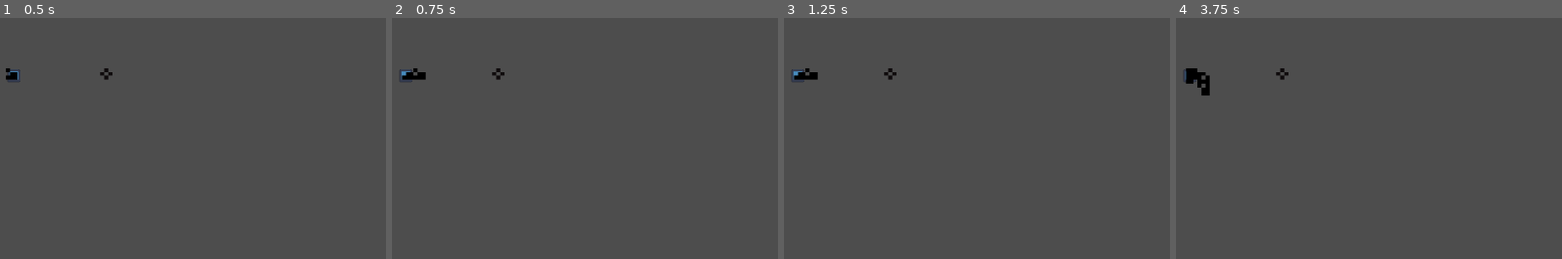
Above: before the commit, frames 1-4 (left to right).
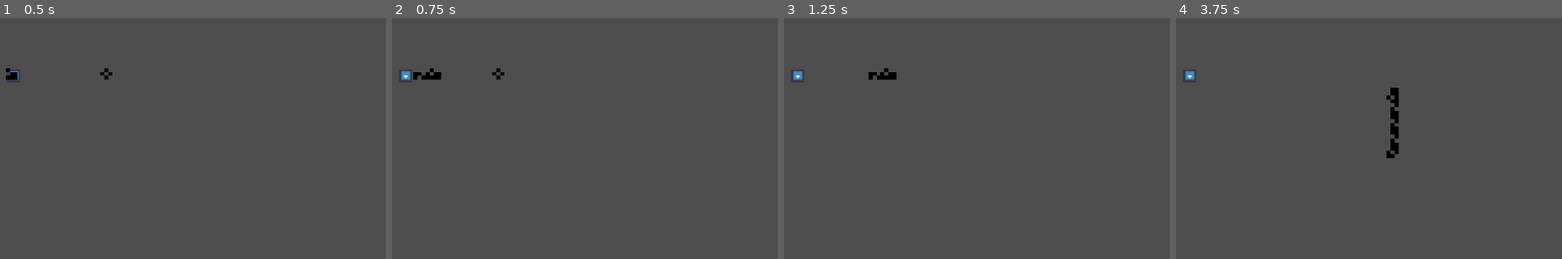
Above: after the commit, the same moments.

Repository: Vexcenot/SnakeRemastered
Game: Godot game, scene res://scenes scripts/main.tscn
Same seed, same stepped clock (60 frames per second), same inputs: the game is played once before the commit and once after it. The engine's default icon, where the game draws it, is replaced by a stand-in: a white triangle on a blue panel in a dark square.
Inputs:
- Up to frame 1 (0.5 s): no input
- Up to frame 2 (0.75 s): tap Enter at 0.5 s; hold Right (ui_right) from 0.53 s (still down); hold Space (action) from 0.53 s (still down)
- Up to frame 3 (1.25 s): keep holding Right (ui_right); keep holding Space (action)
- Up to frame 4 (3.75 s): release Right (ui_right) at 1.28 s; release Space (action) at 1.28 s; hold Down (ui_down) 1.28-2.03 s; tap Shift (action2) at 1.35 s; tap Space (action) at 2, 2.85 s; hold Right (ui_right) 2.03-2.78 s; hold Alt (action3) 2.03-2.78 s; hold Up (ui_up) 2.78-3.53 s; hold Left (ui_left) from 3.53 s (still down); hold Shift (action2) from 3.53 s (still down)

Frame 1 is identical in both runs. In frame 2, 0.3% of the frame differs, in the area x 2-13%, y 20-26%; in frame 3, 0.4%; in frame 4, 1.1%, in the area x 2-58%, y 20-59%.

Commit message:
testing tail spawn

Diff:
--- a/scenes scripts/global.gd
+++ b/scenes scripts/global.gd
@@ -1,5 +1,5 @@
 extends Node
-var originalTime = 1
+var originalTime = 0.1
 var finalTime : float = originalTime
 var time : float = originalTime
 var currentDirection : String = "where the player is currently facing"
@@ -14,6 +14,7 @@
 	if time >= finalTime and moveStart:
 		time = 0
 		tick.emit()
+	#print(time)
 
 
 func _input(event: InputEvent) -> void:
--- a/scenes scripts/main.tscn
+++ b/scenes scripts/main.tscn
@@ -17,7 +17,7 @@
 
 [node name="Camera2D" type="Camera2D" parent="."]
 position = Vector2(588.00006, 300)
-scale = Vector2(-0.6993882, 0.7050316)
+scale = Vector2(-2.309336, 1.5162249)
 zoom = Vector2(5.85, 5.85)
 
 [node name="Sprite2D" parent="." instance=ExtResource("2_737ep")]
--- a/scenes scripts/player.gd
+++ b/scenes scripts/player.gd
@@ -1,6 +1,6 @@
 extends Node2D
 
-
+@export var startDir = right
 enum {stop, up, down, left, right}
 enum {limitHor, limitVer ,limitUp, limitDown, limitLeft, limitRight}
 var direction : int = stop
@@ -11,9 +11,10 @@
 var time : float = 0
 var moveDistance : int = 4
 var eat : int = 0
-var startLength : int = 3
+var startLength : int = 6
 var openJaw : int = 0
 var limitDir : int = limitLeft
+var readyStart : bool = false
 var upBlocked : bool = false
 var dnBlocked : bool = false
 var rtBlocked : bool = false
@@ -30,39 +31,42 @@
 
 func _ready() -> void:
 	Global.tick.connect(update)
-	#teleport()
+
 	positionHistory.append(global_position)
 	positionHistory.append(global_position)
 	directionHistory.append(direction)
 	eatHistory.append(false)
-	turnHistory.append(0)
-
-func _process(delta: float) -> void:
+	#turnHistory.append(0)
+	startTeleport()
+
+func _process(_delta: float) -> void:
+	#see if you can make this on update
 	if openJaw >= 1:
 		$headSprite.frame = 5
 	else:
 		$headSprite.frame = 2
+
 #spawns tail on game start
 #FIX THIS
-func teleport():
+func startTeleport():
 	position.x -= moveDistance*startLength
+	eat += startLength
+	direction = startDir
 	for i in startLength:
-		eat += 1
 		update()
-		#updateTailPositions()
-		position.x += moveDistance
-		updateArrays()
+	direction = stop
+	limitDir = limitLeft
+	readyStart = true
 
 #runs every tick
 func update():
-
-
 	colCheck()
 
 	move()
 
 	spawnTail()
 	updateTail()
+	print(tailSegments)
 
 	#print("tur ", turnHistory)
 	#print("dir ", directionHistory)
@@ -107,15 +111,13 @@
 		eatHistory.append(true)
 
 		var spawn = tail.instantiate()
-
 		spawn.global_position = global_position
 		tailSegments.push_front(spawn)  # Add new tail segment to array for tracking
 		spawn.direction = directionHistory[-2]
 		spawn.nextDirection = directionHistory.back()
-		spawn.fuck = "on"
 		#sets last tail
 		if tailSegments.size() <= 1:
-			tailSegments.back().lastTail = true
+			spawn.lastTail = true
 		get_parent().add_child(spawn)
 	#pushes empty stomach to array
 	else:
@@ -150,7 +152,6 @@
 			if eatIndex >= 0:
 				var segmentEat = eatHistory[eatIndex]
 				tailSegments[i].full = segmentEat
-			tailSegments[i].fuck = "on"
 
 #AAAAAAAAA end
 
@@ -168,14 +169,14 @@
 				direction = directionHistory[lastDirIndex]
 
 				# Update direction based on movement
-				if positionHistory.size() >= 2:
+				if positionHistory.size() > 0:
 					orientator()
 
 					#this one is for tail segment
 					direction = directionHistory.pop_back()
 
 				# Remove the current position from history (pop back)
-				if positionHistory.size() > 1:
+				if positionHistory.size() > 0:
 					positionHistory.pop_back()
 					turnHistory.pop_back()
 
@@ -304,7 +305,6 @@
 	#if positions.size() > maxPositions:
 		#positions.remove_at(0)
 
-
 func _on_up_area_entered(area: Area2D) -> void:
 	if area.name == "food":
 		openJaw += 1
@@ -338,7 +338,7 @@
 	if area.name == "food" and openJaw > 0:
 		openJaw -= 1
 
-
+#food detect
 func _on_head_area_area_entered(area: Area2D) -> void:
 	if area.name == "food":
 		eat += 1
--- a/scenes scripts/tail.gd
+++ b/scenes scripts/tail.gd
@@ -7,13 +7,14 @@
 @export var lastTail : bool = false
 var turning : bool = false
 var full : bool = true #make this true if cant update upon spawn on player script
-var fuck : String = "off"
 
+func _process(delta: float) -> void:
+	print(global_position)
 
 func _ready() -> void:
-	print(direction,nextDirection)
 	Global.tick.connect(update)
 	update()
+
 
 func update():
 
